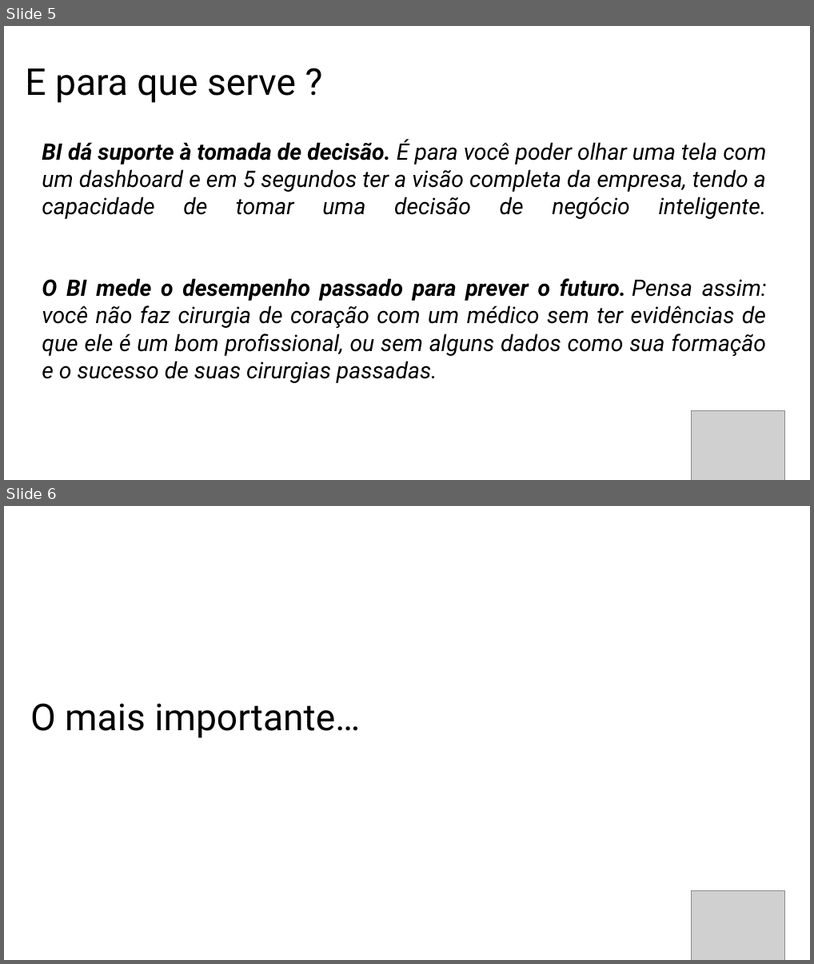
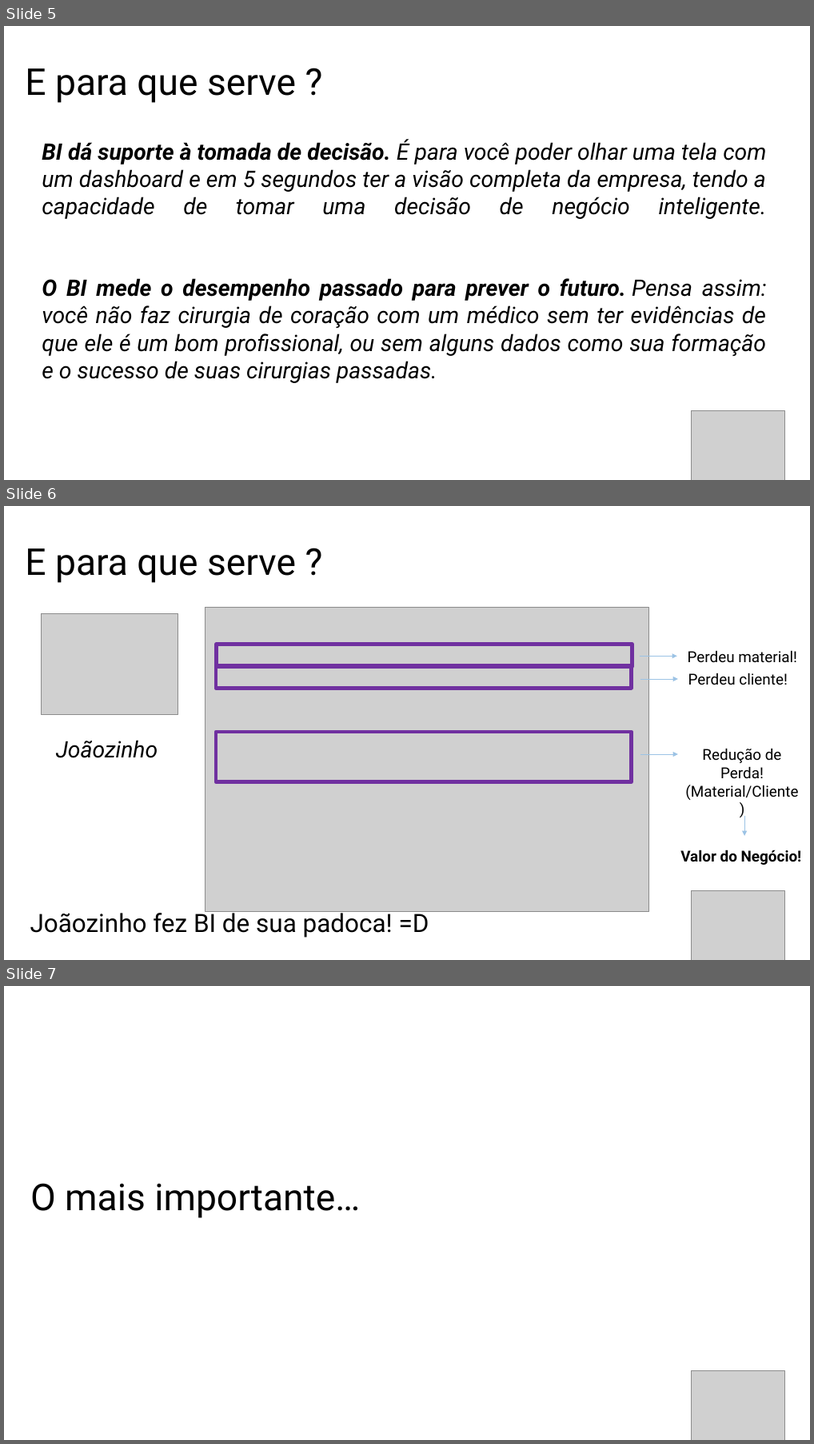
Before and after one commit to orlandogomes/madrugada-pbi, a slide deck: Apresentação/MadrugadaNerdzao_Trilha PBI.pptx. Shown one above the other, each under a label of ours: slides 5 and 6 before the commit, slides 5, 6 and 7 after it. The pictures are 814x964 and 814x1444 pixels, drawn with LibreOffice and Linux fonts; fonts in the diff are those of the drawing; grey boxes stand for pictures. Boxes give left, top, right and bottom in pixels: in the first picture for what was removed or moved away, otherwise in the second. Text is boxed around its words. In the diff, an @@ line names an element or a change of style, - is before the commit and + after.

Commit message:
mudanca slide conceito BI

```diff
--- a/Apresentação/MadrugadaNerdzao_Trilha PBI.pptx
+++ b/Apresentação/MadrugadaNerdzao_Trilha PBI.pptx
@@ slide 6 added at bbox=[4, 506, 810, 960], background #FFFFFF @@
@@ title added at bbox=[25, 548, 296, 583], 44 pt, text #000000 @@
+E para que serve ?
@@ picture added at bbox=[42, 613, 178, 714] @@
@@ picture added at bbox=[206, 607, 650, 912] @@
@@ rectangle added at bbox=[216, 644, 632, 666], outline #7030A0 4.5 pt @@
@@ rectangle added at bbox=[216, 666, 631, 688], outline #7030A0 4.5 pt @@
@@ arrow added from (640, 656) to (678, 656), #9CC3E5 0.5 pt @@
@@ text added at bbox=[688, 650, 798, 663], 18 pt, text #000000 @@
+Perdeu material!
@@ text added at bbox=[689, 672, 788, 685], 18 pt, text #000000 @@
+Perdeu cliente!
@@ arrow added from (641, 679) to (678, 679), #9CC3E5 0.5 pt @@
@@ text added at bbox=[56, 740, 158, 758], 27 pt, text #000000, italic @@
+Joãozinho
@@ rectangle added at bbox=[216, 732, 632, 782], outline #7030A0 4.5 pt @@
@@ arrow added from (641, 754) to (678, 754), #9CC3E5 0.5 pt @@
@@ text added at bbox=[686, 748, 798, 800], 18 pt, text #000000 @@
+Redução de Perda! (Material/Cliente)
@@ arrow added from (745, 815) to (745, 836), #9CC3E5 0.5 pt @@
@@ text added at bbox=[681, 849, 802, 864], 18 pt, text #000000, bold @@
+Valor do Negócio!
@@ text added at bbox=[30, 909, 430, 937], 30 pt, text #000000 @@
+Joãozinho fez BI de sua padoca! =D
@@ picture added at bbox=[691, 891, 785, 960] @@
@@ what was slide 6 is now slide 7 @@
```
